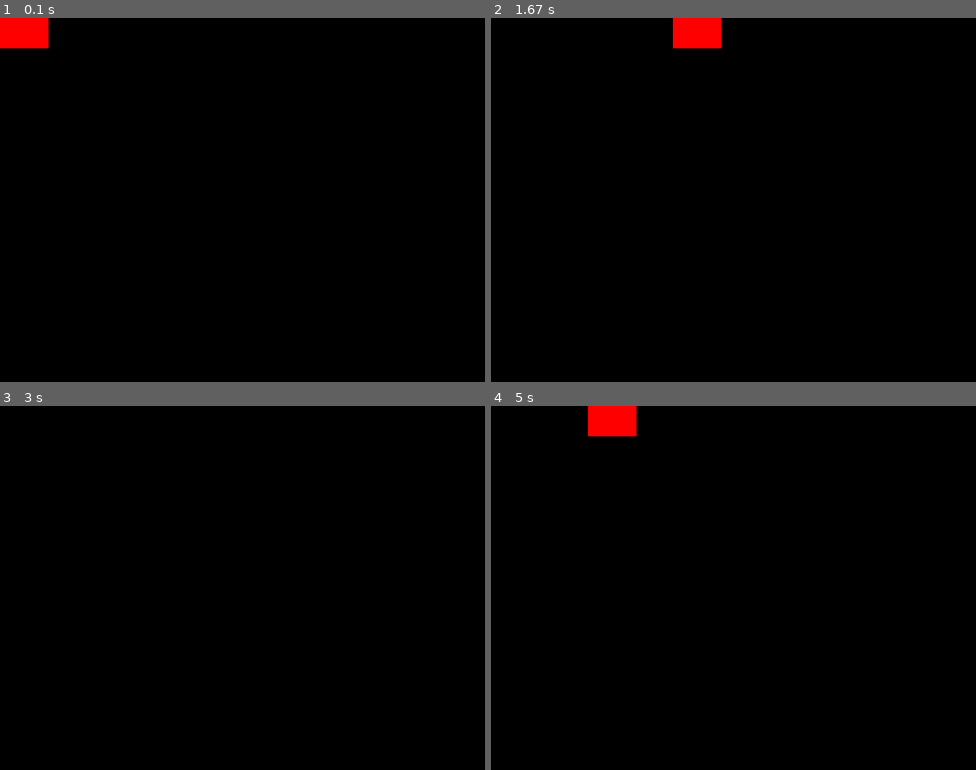
Above: before the commit, frames 1-4 (two rows, left to right).
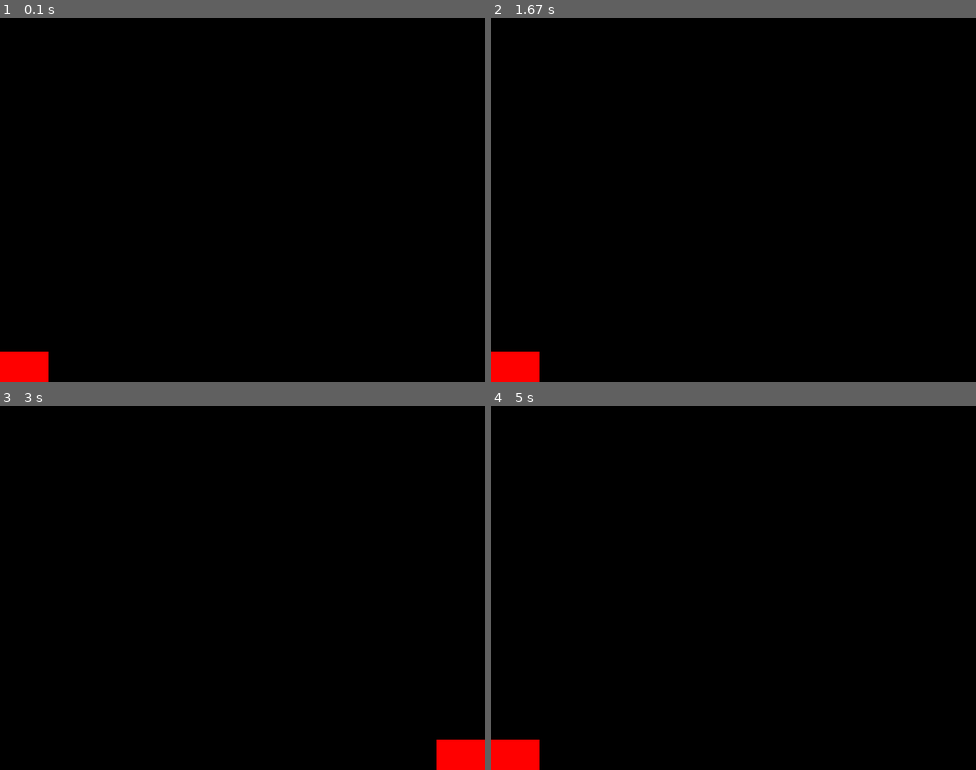
Above: after the commit, the same moments.

Repository: moonlca/pygame-practice
Game: pygame game, started from helloworld.py
The game is run twice, just before and just after one commit, with the same random seed, the same clock (stepped at 60 frames per second) and the same inputs.
Inputs:
- Up to frame 1 (0.1 s): no input
- Up to frame 2 (1.67 s): hold D 0.33-0.8 s; hold A from 1.33 s (still down)
- Up to frame 3 (3 s): release A at 1.87 s; hold D 2.33-2.97 s
- Up to frame 4 (5 s): hold A 3-3.47 s; hold D 3.5-3.97 s; hold A from 4.5 s (still down)

The runs differ from the first frame. In frame 1, 1.7% of the frame differs, in the area x 0-10%, y 0-100%; in frame 2, 1.7%; in frame 3, 0.8%; in frame 4, 1.7%.

Commit message:
add acceleraton and left right stop

Diff:
--- a/helloworld.py
+++ b/helloworld.py
@@ -7,10 +7,10 @@
 pygame.display.set_caption('hello')
 error = 0
 RED = (255, 0, 0)
-rect1 = pygame.Rect(0, 0, 80, 50)
+rect1 = pygame.Rect(0, 550, 80, 50)
 clk = pygame.time.Clock()
 pygame.key.set_repeat(1, 10)
-
+speed = 0
 # main loop
 while not error:
     clk.tick(60)
@@ -18,12 +18,22 @@
         dp.fill((0, 0, 0))
         # key move the rect1
         if ev.type == pygame.KEYDOWN:
+            speed += 1
             if ev.key == K_d:
-                rect1.right += 10
-                rect1.left += 10
+                rect1.right += speed
+                rect1.left += speed
             if ev.key == K_a:
-                rect1.right -= 10
-                rect1.left -= 10
+                rect1.right -= speed
+                rect1.left -= speed
+        if ev.type == pygame.KEYUP:
+            speed = 0
+        if rect1.left < 0:
+            rect1.left = 0
+            rect1.right = 80
+        if rect1.right > 800:
+            rect1.left = 730
+            rect1.right = 800
+
         # draw rect1
         pygame.draw.rect(dp, RED, rect1)
 
